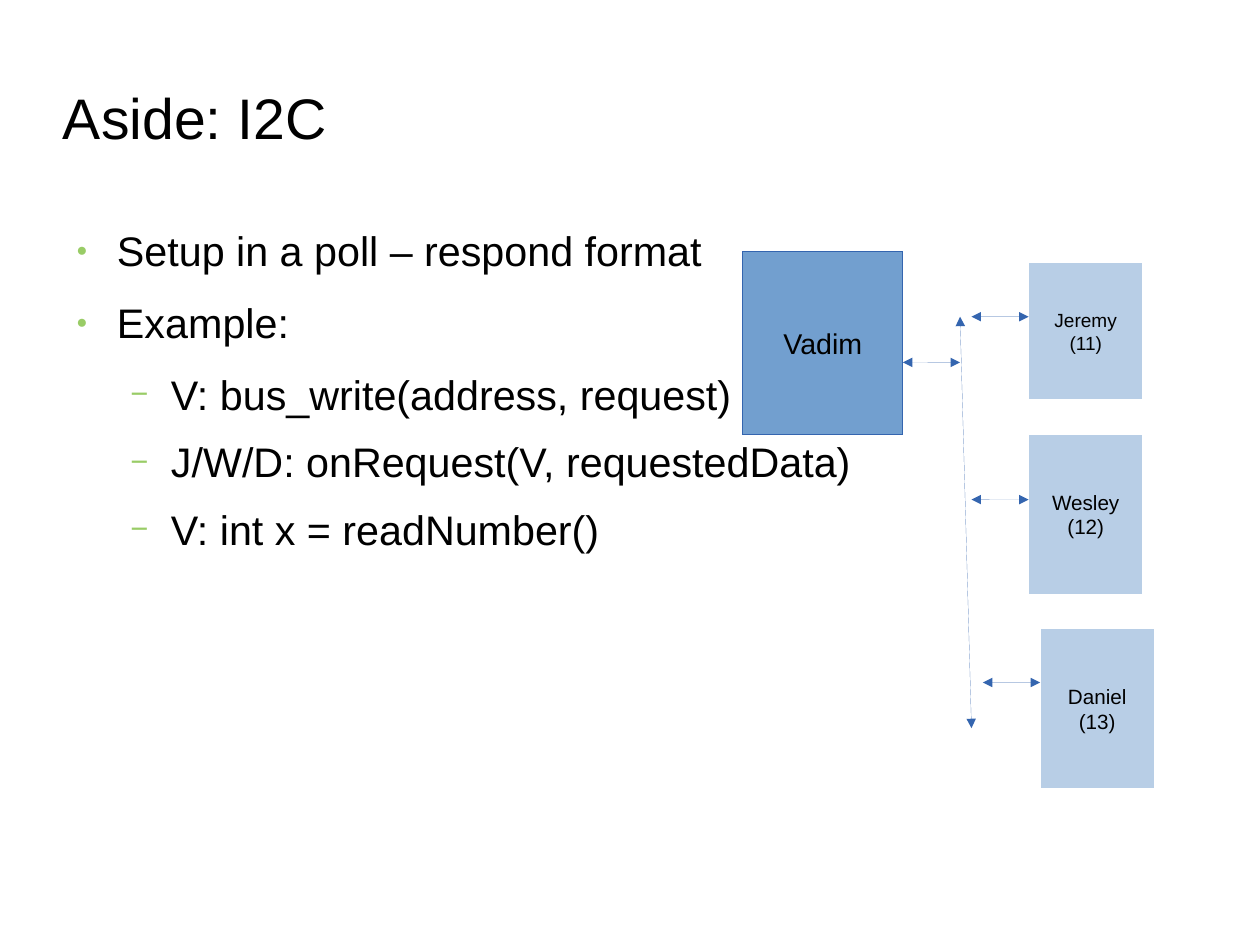
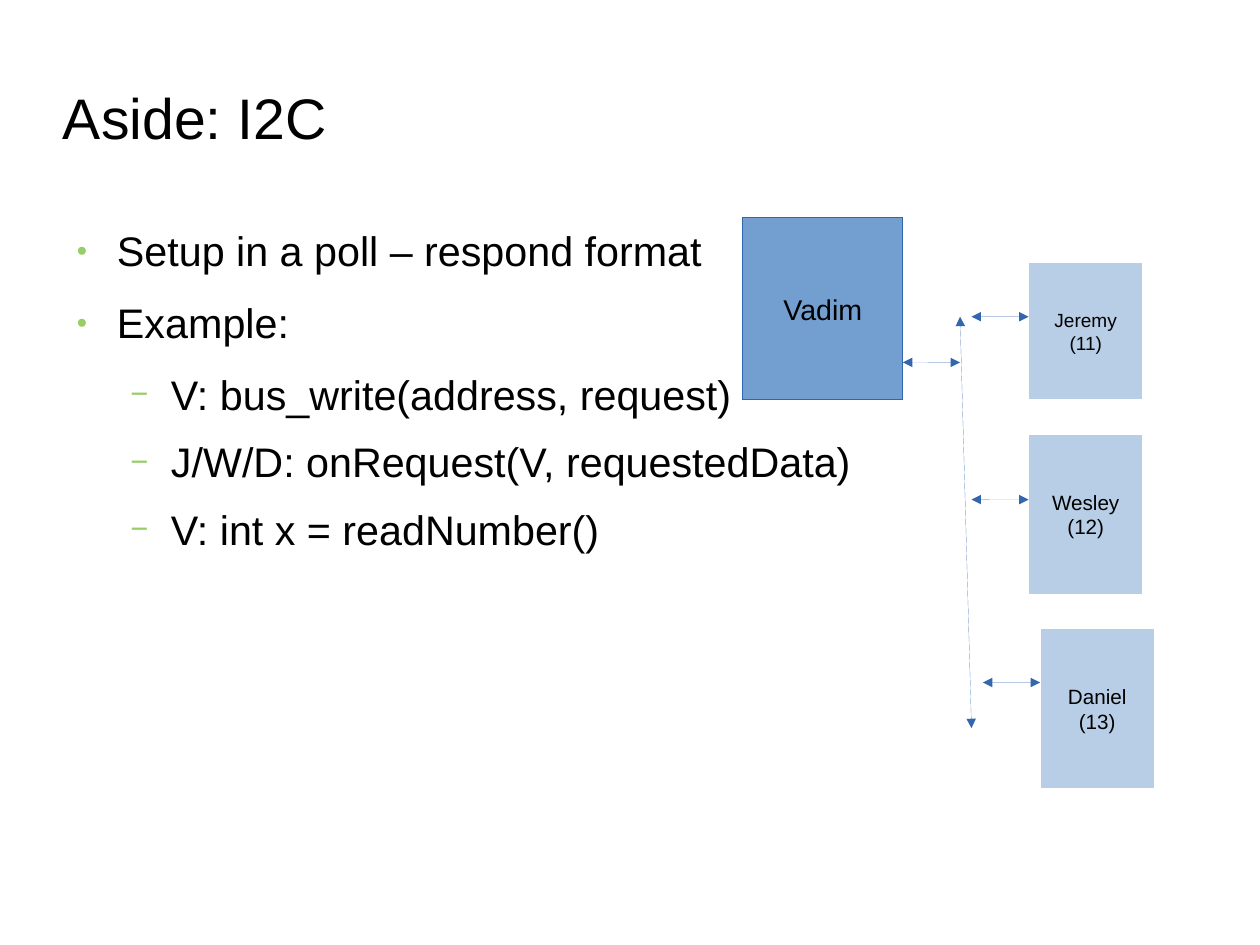
Before and after one commit to jeremyshaw/microgreenhouse, a slide deck: slide 7 of finalPresentation.odp (slide 6 before the commit). Drawn at 1260x945 pixels with LibreOffice and Linux fonts; fonts in the diff are those of the drawing; background and template pictures are left out. Boxes give left, top, right and bottom in pixels: in the first picture for what was removed or moved away, otherwise in the second. Text is boxed around its words. In the diff, an @@ line names an element or a change of style, - is before the commit and + after.

```diff
--- a/finalPresentation.odp
+++ b/finalPresentation.odp
@@ rectangle "Vadim" moved from (x1=743, y1=252, x2=903, y2=434) to (x1=743, y1=217, x2=903, y2=400) @@
```
Also in this commit, not shown: 1 other slide changed, 4 slides added.
